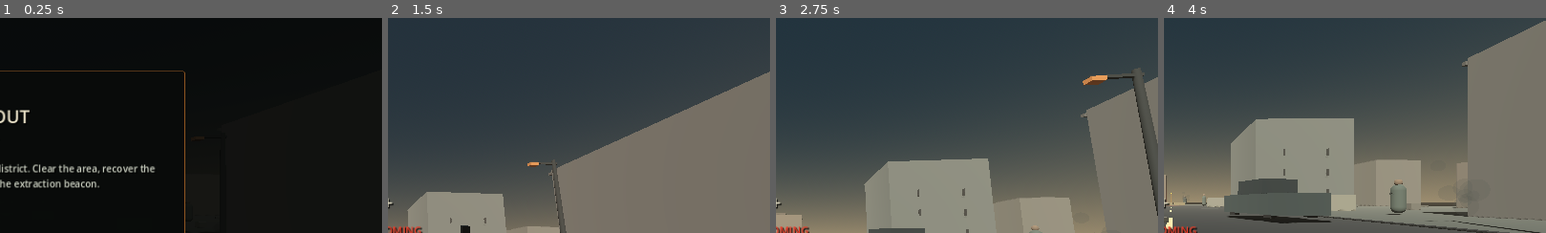
Above: before the commit, frames 1-4 (left to right).
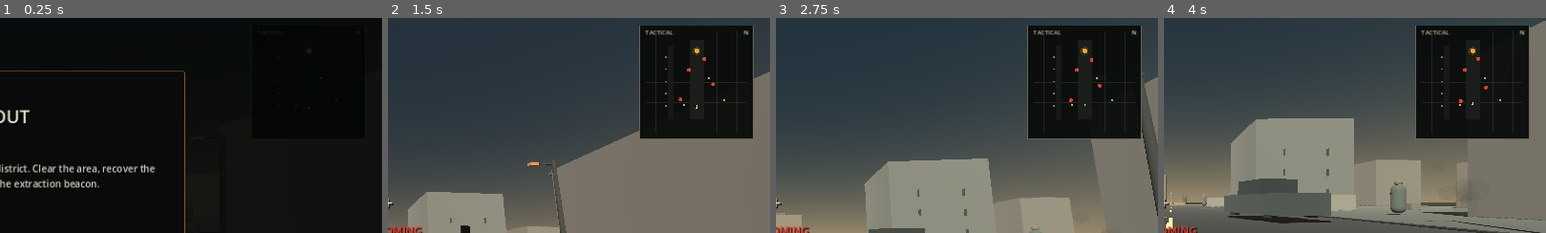
Above: after the commit, the same moments.

Repository: Liladizilla/operation-blackout
Game: Godot game, scene res://scenes/main.tscn
Two runs of this game, one before a commit and one after it. Both use one fixed random seed, a clock stepped at 60 frames per second and the inputs below.
Inputs (mouse positions are % of the whole screen's width and height, from its top left):
- Up to frame 1 (0.25 s): no input
- Up to frame 2 (1.5 s): click "DEPLOY / BEGIN OPERATION" at 0.5 s; tap Enter at 1.25 s; move the mouse to (55, 50) at 1.27 s; hold W (move_forward) from 1.28 s (still down); tap Ctrl (crouch) at 1.35 s; click (55, 50) at 1.42 s
- Up to frame 3 (2.75 s): keep holding W (move_forward); tap Space (jump) at 1.52, 2.27 s; move the mouse to (45, 50) at 2.02 s; tap F (interact) at 2.1 s; click (45, 50) at 2.17 s
- Up to frame 4 (4 s): keep holding W (move_forward); move the mouse to (52, 48) at 2.77 s; tap Z (prone) at 2.85 s; click (52, 48) at 2.92 s; move the mouse to (49, 52) at 3.52 s; tap Shift (sprint) at 3.6 s; click (49, 52) at 3.67 s; tap Space (jump) at 3.77 s
The pictures show only the part of the screen within x 50-100%, y 7-57%; the shares and areas given below are measured in that part.

The runs differ from the first frame. In frame 2, 16% of the frame differs, in the area x 65-96%, y 3-56%; in frame 3, 16%, in the area x 65-96%, y 3-57%; in frame 4, 16%.

Commit message:
Add tactical minimap and combat awareness
Add a lightweight map overlay for buildings, cover, resupply caches, mission objectives, extraction, and alerted hostiles, with dedicated regression coverage.

Diff:
--- a/scripts/hud.gd
+++ b/scripts/hud.gd
@@ -23,6 +23,7 @@
 var mission_panel: PanelContainer
 var stamina_label: Label
 var navigation_label: Label
+var tactical_minimap: Control
 var navigation_update_timer := 0.0
 
 func initialize(scene: Node, player: Node) -> void:
@@ -85,6 +86,16 @@
     navigation_label.offset_bottom = 50
     navigation_label.horizontal_alignment = HORIZONTAL_ALIGNMENT_RIGHT
     root.add_child(navigation_label)
+    tactical_minimap = Control.new()
+    tactical_minimap.name = "TacticalMinimap"
+    tactical_minimap.set_script(load("res://scripts/tactical_minimap.gd"))
+    tactical_minimap.set_anchors_and_offsets_preset(Control.PRESET_TOP_RIGHT)
+    tactical_minimap.offset_left = -218.0
+    tactical_minimap.offset_right = -28.0
+    tactical_minimap.offset_top = 64.0
+    tactical_minimap.offset_bottom = 254.0
+    tactical_minimap.mouse_filter = Control.MOUSE_FILTER_IGNORE
+    root.add_child(tactical_minimap)
     ammo_label = _label("30 / 120", 28, Color(0.92,0.90,0.82))
     ammo_label.anchor_left = 1
     ammo_label.anchor_right = 1
--- a/scripts/main.gd
+++ b/scripts/main.gd
@@ -141,7 +141,8 @@
     _building(Vector3(-7, 0, -34), Vector3(12, 6, 7), Color(0.34, 0.30, 0.25))
     _building(Vector3(9, 0, 33), Vector3(15, 7, 8), Color(0.29, 0.30, 0.28))
     for p in [Vector3(-7,0,-10), Vector3(7,0,-18), Vector3(-5,0,7), Vector3(6,0,19), Vector3(-12,0,25), Vector3(13,0,-1)]:
-        _box("ConcreteBarrier", p + Vector3(0,0.65,0), Vector3(3.4,1.3,0.7), Color(0.39,0.38,0.33), true)
+        var barrier := _box("ConcreteBarrier", p + Vector3(0,0.65,0), Vector3(3.4,1.3,0.7), Color(0.39,0.38,0.33), true)
+        barrier.add_to_group("arena_cover")
     _car(Vector3(-3,0,-25), -12)
     _car(Vector3(4,0,10), 15)
     _car(Vector3(-10,0,17), 80)
@@ -209,7 +210,8 @@
     return mat
 
 func _building(pos: Vector3, size: Vector3, color: Color) -> void:
-    _box("Building", pos + Vector3(0,size.y/2,0), size, color, true)
+    var building := _box("Building", pos + Vector3(0,size.y/2,0), size, color, true)
+    building.add_to_group("arena_buildings")
     _box("RoofRubble", pos + Vector3(0,size.y + 0.3,0), Vector3(size.x*0.45,0.6,size.z*0.5), color.darkened(0.18), true)
     # Repeated window bays with recessed glass, chipped concrete surrounds, and sill lines.
     var columns := maxi(2, int(size.x / 3.0))
--- /dev/null
+++ b/scripts/tactical_minimap.gd
@@ -0,0 +1,117 @@
+extends Control
+
+const WORLD_HALF_EXTENT := 50.0
+const PADDING := 10.0
+const REDRAW_INTERVAL := 0.12
+
+var redraw_timer := 0.0
+
+func _ready() -> void:
+    name = "TacticalMinimap"
+    custom_minimum_size = Vector2(190.0, 190.0)
+    mouse_filter = Control.MOUSE_FILTER_IGNORE
+    queue_redraw()
+
+func _process(delta: float) -> void:
+    redraw_timer -= delta
+    if redraw_timer <= 0.0:
+        redraw_timer = REDRAW_INTERVAL
+        queue_redraw()
+
+func world_to_map(world_position: Vector3) -> Vector2:
+    var usable_width := maxf(size.x - PADDING * 2.0, 1.0)
+    var usable_height := maxf(size.y - PADDING * 2.0, 1.0)
+    var scale := minf(usable_width, usable_height) / (WORLD_HALF_EXTENT * 2.0)
+    var center := size * 0.5
+    return Vector2(
+        clampf(center.x + world_position.x * scale, PADDING, maxf(PADDING, size.x - PADDING)),
+        clampf(center.y + world_position.z * scale, PADDING, maxf(PADDING, size.y - PADDING))
+    )
+
+func get_visible_enemy_contacts() -> Array[Node3D]:
+    var contacts: Array[Node3D] = []
+    var scene := get_tree().current_scene
+    if not is_instance_valid(scene):
+        return contacts
+    var enemies: Array = scene.get("enemies")
+    for enemy in enemies:
+        if not is_instance_valid(enemy) or float(enemy.get("health")) <= 0.0:
+            continue
+        var state := String(enemy.get("state"))
+        var memory := float(enemy.get("alert_memory_timer"))
+        if state == "COMBAT" or memory > 0.0:
+            contacts.append(enemy as Node3D)
+    return contacts
+
+func _draw() -> void:
+    if size.x < 20.0 or size.y < 20.0:
+        return
+    draw_rect(Rect2(Vector2.ZERO, size), Color(0.035, 0.045, 0.04, 0.94), true)
+    draw_rect(Rect2(Vector2.ZERO, size), Color(0.43, 0.40, 0.32, 0.95), false, 1.4)
+    draw_string(ThemeDB.fallback_font, Vector2(9.0, 15.0), "TACTICAL", HORIZONTAL_ALIGNMENT_LEFT, -1.0, 10, Color(0.78, 0.75, 0.64))
+    draw_string(ThemeDB.fallback_font, Vector2(size.x - 16.0, 15.0), "N", HORIZONTAL_ALIGNMENT_LEFT, -1.0, 10, Color(0.86, 0.84, 0.74))
+
+    for coordinate in [-40.0, -20.0, 0.0, 20.0, 40.0]:
+        draw_line(world_to_map(Vector3(coordinate, 0.0, -50.0)), world_to_map(Vector3(coordinate, 0.0, 50.0)), Color(0.15, 0.17, 0.15, 0.85), 1.0)
+        draw_line(world_to_map(Vector3(-50.0, 0.0, coordinate)), world_to_map(Vector3(50.0, 0.0, coordinate)), Color(0.15, 0.17, 0.15, 0.85), 1.0)
+
+    var road_start := world_to_map(Vector3(-7.0, 0.0, -42.0))
+    var road_end := world_to_map(Vector3(7.0, 0.0, 36.0))
+    draw_rect(Rect2(road_start, road_end - road_start), Color(0.105, 0.115, 0.105, 0.96), true)
+    var alley_start := world_to_map(Vector3(-28.25, 0.0, -36.0))
+    var alley_end := world_to_map(Vector3(-22.75, 0.0, 36.0))
+    draw_rect(Rect2(alley_start, alley_end - alley_start), Color(0.09, 0.10, 0.09, 0.96), true)
+
+    _draw_building_group("arena_buildings", Color(0.29, 0.30, 0.27, 1.0))
+    _draw_building_group("district_buildings", Color(0.25, 0.27, 0.25, 1.0))
+    _draw_building_group("arena_cover", Color(0.50, 0.47, 0.38, 1.0))
+
+    var scene := get_tree().current_scene
+    if not is_instance_valid(scene):
+        return
+    for cache in get_tree().get_nodes_in_group("ammo_caches"):
+        if is_instance_valid(cache) and not bool(cache.get("used")):
+            _draw_square(world_to_map(cache.global_position), 3.2, Color(0.72, 0.67, 0.42))
+    for crate in get_tree().get_nodes_in_group("service_alley_crates"):
+        if is_instance_valid(crate):
+            _draw_square(world_to_map(crate.global_position), 2.5, Color(0.45, 0.48, 0.39))
+
+    var objective := scene.get_node_or_null("IntelObjective") as Node3D
+    if is_instance_valid(objective):
+        draw_circle(world_to_map(objective.global_position), 4.2, Color(0.98, 0.64, 0.20))
+        draw_circle(world_to_map(objective.global_position), 6.2, Color(0.98, 0.64, 0.20, 0.30), false, 1.0)
+    var exfil := scene.get_node_or_null("ExfilZone") as Node3D
+    if is_instance_valid(exfil):
+        draw_circle(world_to_map(exfil.global_position), 4.2, Color(0.35, 0.85, 0.55))
+        draw_circle(world_to_map(exfil.global_position), 6.2, Color(0.35, 0.85, 0.55, 0.30), false, 1.0)
+
+    for enemy in get_visible_enemy_contacts():
+        draw_circle(world_to_map(enemy.global_position), 3.2, Color(0.88, 0.24, 0.17))
+
+    var player := scene.get("player") as Node3D
+    if is_instance_valid(player):
+        var forward: Vector3 = -player.global_transform.basis.z
+        var right: Vector3 = player.global_transform.basis.x
+        var tip := world_to_map(player.global_position + forward * 2.5)
+        var rear_left := world_to_map(player.global_position - forward * 1.2 - right * 0.9)
+        var rear_right := world_to_map(player.global_position - forward * 1.2 + right * 0.9)
+        draw_colored_polygon(PackedVector2Array([tip, rear_left, rear_right]), Color(0.88, 0.91, 0.80))
+
+func _draw_building_group(group_name: String, color: Color) -> void:
+    for building in get_tree().get_nodes_in_group(group_name):
+        if not is_instance_valid(building):
+            continue
+        var collision := building.get_node_or_null("CollisionShape3D") as CollisionShape3D
+        if not is_instance_valid(collision):
+            continue
+        var shape := collision.shape as BoxShape3D
+        if not is_instance_valid(shape):
+            continue
+        var top_left := world_to_map(building.global_position + Vector3(-shape.size.x * 0.5, 0.0, -shape.size.z * 0.5))
+        var bottom_right := world_to_map(building.global_position + Vector3(shape.size.x * 0.5, 0.0, shape.size.z * 0.5))
+        var rect := Rect2(top_left, bottom_right - top_left)
+        draw_rect(rect, color, true)
+        draw_rect(rect, Color(0.06, 0.07, 0.06, 0.95), false, 1.0)
+
+func _draw_square(center: Vector2, diameter: float, color: Color) -> void:
+    draw_rect(Rect2(center - Vector2.ONE * diameter * 0.5, Vector2.ONE * diameter), color, true)
--- /dev/null
+++ b/tests/test_tactical_minimap.gd
@@ -0,0 +1,56 @@
+extends SceneTree
+
+var failed := false
+var passed := 0
+
+func _initialize() -> void:
+    call_deferred("_run_tests")
+
+func _check(condition: bool, message: String) -> void:
+    if condition:
+        passed += 1
+        print("PASS: ", message)
+    else:
+        failed = true
+        push_error("FAIL: " + message)
+
+func _run_tests() -> void:
+    var packed := load("res://scenes/main.tscn") as PackedScene
+    _check(packed != null, "main scene loads for tactical map tests")
+    if packed == null:
+        quit(1)
+        return
+
+    var scene := packed.instantiate()
+    root.add_child(scene)
+    current_scene = scene
+    await process_frame
+    await physics_frame
+
+    var map: Control = scene.hud.tactical_minimap
+    _check(is_instance_valid(map), "combat HUD includes the tactical minimap")
+    _check(map.mouse_filter == Control.MOUSE_FILTER_IGNORE, "tactical map does not intercept gameplay input")
+    _check(map.size.x >= 180.0 and map.size.y >= 180.0, "tactical map has a stable HUD footprint")
+
+    var center: Vector2 = map.call("world_to_map", Vector3.ZERO)
+    _check(center.distance_to(map.size * 0.5) < 0.01, "world origin maps to the center of the tactical map")
+    var edge: Vector2 = map.call("world_to_map", Vector3(100.0, 0.0, 100.0))
+    _check(edge.x <= map.size.x - 10.0 and edge.y <= map.size.y - 10.0, "map coordinates clamp to the map boundary")
+
+    var enemies: Array = scene.enemies
+    for enemy in enemies:
+        enemy.set_physics_process(false)
+        enemy.state = "SEARCH"
+        enemy.alert_memory_timer = 0.0
+    enemies[0].state = "COMBAT"
+    var contacts: Array = map.call("get_visible_enemy_contacts")
+    _check(contacts.size() == 1, "minimap only shows alerted or actively engaging hostiles")
+    enemies[1].alert_memory_timer = 2.0
+    contacts = map.call("get_visible_enemy_contacts")
+    _check(contacts.size() == 2, "shared threat memory adds hostile contacts to the minimap")
+
+    _check(scene.get_tree().get_nodes_in_group("arena_buildings").size() == 6, "central buildings are tagged for tactical map geometry")
+    _check(scene.get_tree().get_nodes_in_group("arena_cover").size() == 6, "concrete cover positions are tagged for tactical map geometry")
+
+    print("TACTICAL MAP RESULT: ", passed, " checks passed; failed=", failed)
+    quit(1 if failed else 0)
Not shown, changed: .github/workflows/godot-smoke-test.yml
